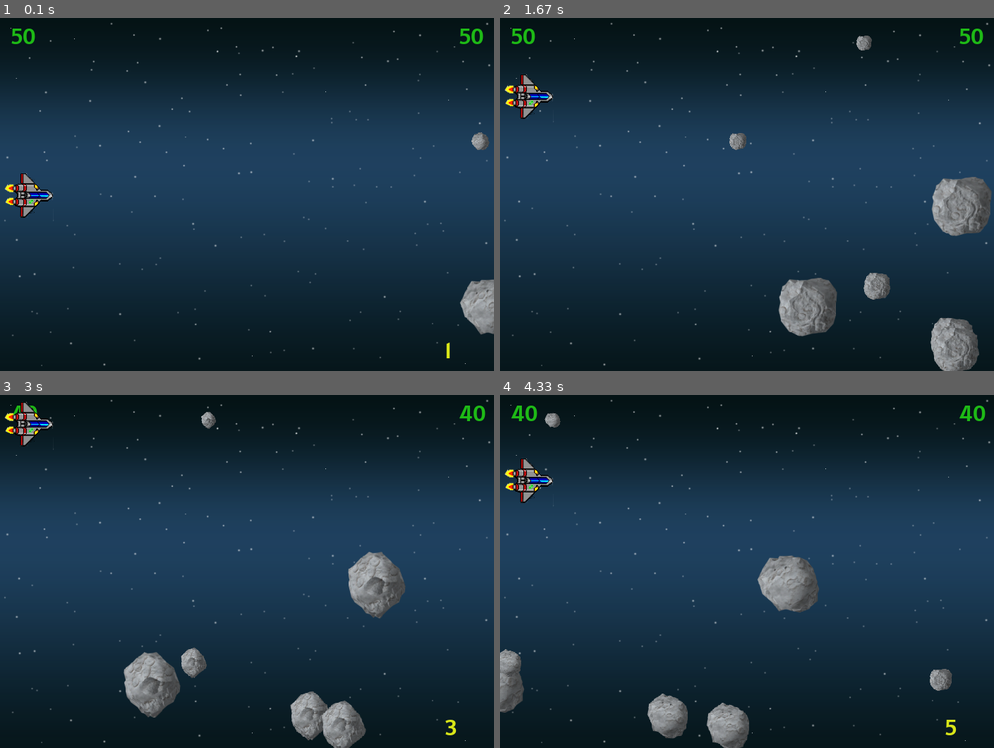
Above: before the commit, frames 1-4 (two rows, left to right).
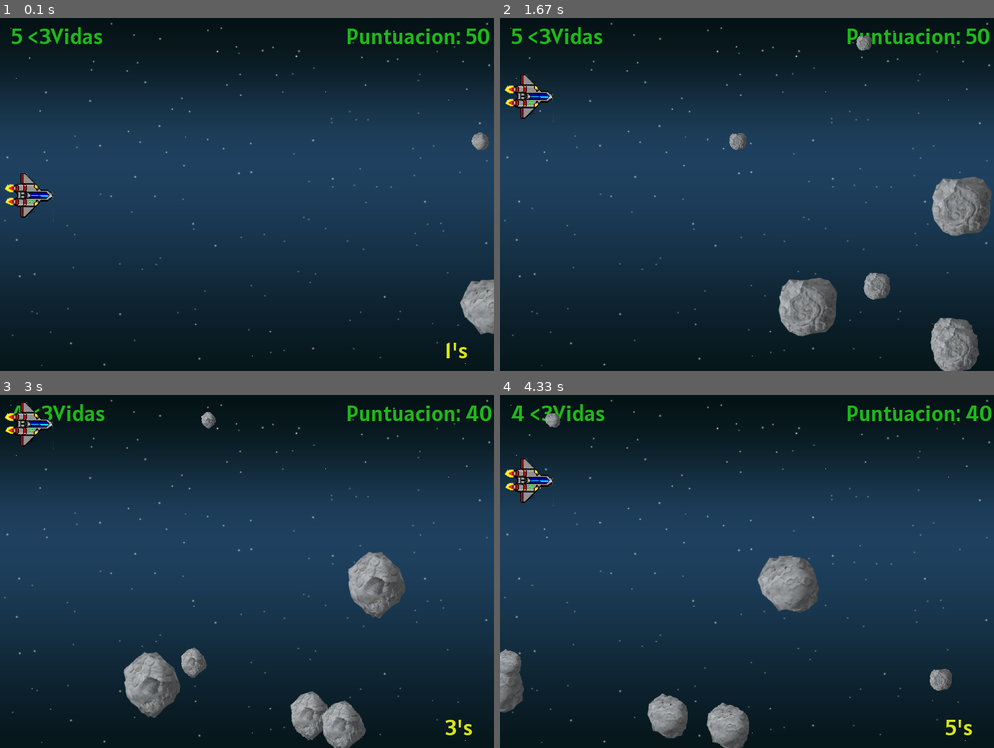
Above: after the commit, the same moments.

Repository: anbreaker/theQuestGamePyGame
Game: pygame game, started from main.py
The game is run twice, just before and just after one commit, with the same random seed, the same clock (stepped at 60 frames per second) and the same inputs.
Inputs:
- Up to frame 1 (0.1 s): no input
- Up to frame 2 (1.67 s): hold Up 0.33-0.8 s; hold Down 0.83-1.13 s; hold Up 1.17-1.53 s; hold Down from 1.57 s (still down)
- Up to frame 3 (3 s): release Down at 1.93 s; hold Up 1.97-2.27 s; hold Down 2.3-2.6 s; hold Up from 2.63 s (still down)
- Up to frame 4 (4.33 s): release Up at 3 s; hold Down 3.03-3.4 s; hold Up 3.43-3.73 s; hold Down 3.77-4.07 s; hold Up from 4.1 s (still down)

The runs differ from the first frame. In frame 1, 1.0% of the frame differs, in the area x 4-100%, y 2-97%; in frame 2, 0.9%; in frame 3, 0.9%; in frame 4, 1.0%.

Commit message:
Agregados texto marcadores

Diff:
--- a/main.py
+++ b/main.py
@@ -111,17 +111,17 @@
         self.pantalla.blit(self.fondo_pantalla, (0, 0))
 
         # Render del texto marcador_puntos (un surface del texto)
-        self.marcador_puntos = self.font.render(str(self.puntuacion), True, VERDE)
+        self.marcador_puntos = self.font.render(f'Puntuacion: {str(self.puntuacion)}', True, VERDE)
         # Pintamos el marcador_puntos
-        self.pantalla.blit(self.marcador_puntos, (650, 5))
+        self.pantalla.blit(self.marcador_puntos, (490, 5))
 
         # Render del texto marcador_vidas (un surface del texto)
-        self.marcador_vidas = self.font.render(str(self.puntuacion), True, VERDE)
+        self.marcador_vidas = self.font.render(f'{str(self.nave.vidas)} <3Vidas', True, VERDE)
         # Pintamos el marcador_vidas
         self.pantalla.blit(self.marcador_vidas, (15,5))
 
         # Render del texto marcador_cronometro (un surface del texto)
-        self.marcador_cronometro = self.font.render(str(self.cronometro), True, AMARILLO)
+        self.marcador_cronometro = self.font.render(f'{str(self.cronometro)}\'s', True, AMARILLO)
         # Pintamos el marcador_cronometro
         self.pantalla.blit(self.marcador_cronometro, (630,450))
 
